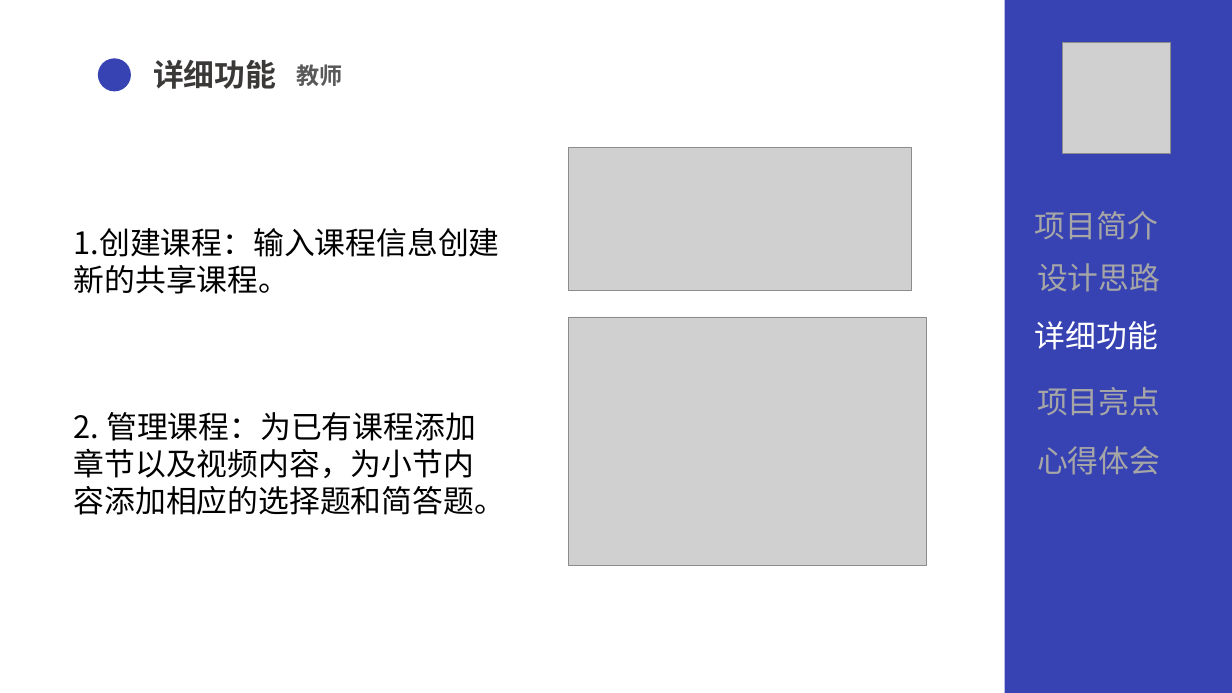
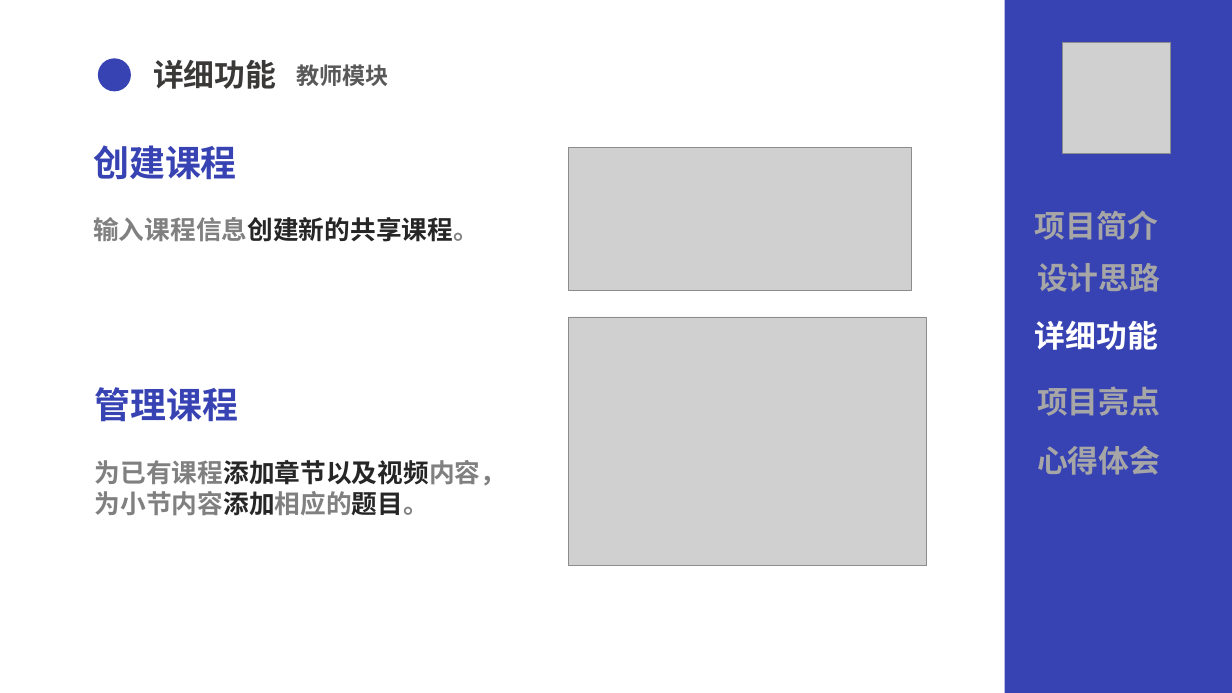
Before and after one commit to wang-kaopu/assignment, a slide deck: slide 11 of document/QG汇报.pptx (slide 9 before the commit). Drawn at 1232x693 pixels with LibreOffice and Linux fonts; fonts in the diff are those of the drawing; grey boxes stand for pictures. Boxes give left, top, right and bottom in pixels: in the first picture for what was removed or moved away, otherwise in the second. Text is boxed around its words. In the diff, an @@ line names an element or a change of style, - is before the commit and + after.

Commit message:
refactor:修改PPT和项目文档

```diff
--- a/document/QG汇报.pptx
+++ b/document/QG汇报.pptx
@@ text at (x1=297, y1=64, x2=389, y2=86): text changed @@
-教师
+教师模块
@@ text added at (x1=93, y1=145, x2=479, y2=242), 20 pt, text #262626, bold @@
+创建课程
+输入课程信息创建新的共享课程。
@@ text at (x1=95, y1=387, x2=506, y2=516): text changed; size 24 to 20 pt; text colour #000000 to #808080; bold on @@
-1.创建课程：输入课程信息创建新的共享课程。
-2. 管理课程：为已有课程添加章节以及视频内容，为小节内容添加相应的选择题和简答题。
+管理课程
+为已有课程添加章节以及视频内容，为小节内容添加相应的题目。
@@ bold on in 5 elements at (x1=1035, y1=211, x2=1158, y2=240), (x1=1035, y1=321, x2=1158, y2=350), (x1=1037, y1=263, x2=1160, y2=292), (x1=1037, y1=387, x2=1160, y2=416), (x1=1037, y1=446, x2=1160, y2=475) @@
```
Also in this commit, not shown: 12 other slides changed, 8 slides added, 1 other file.
